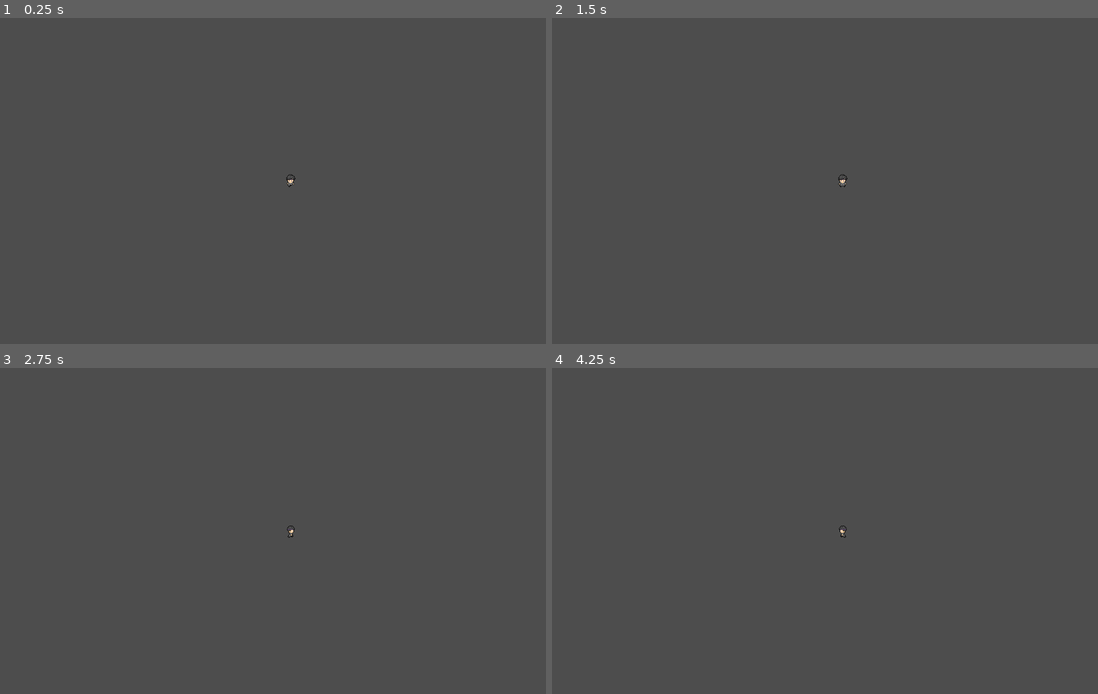
Above: before the commit, frames 1-4 (two rows, left to right).
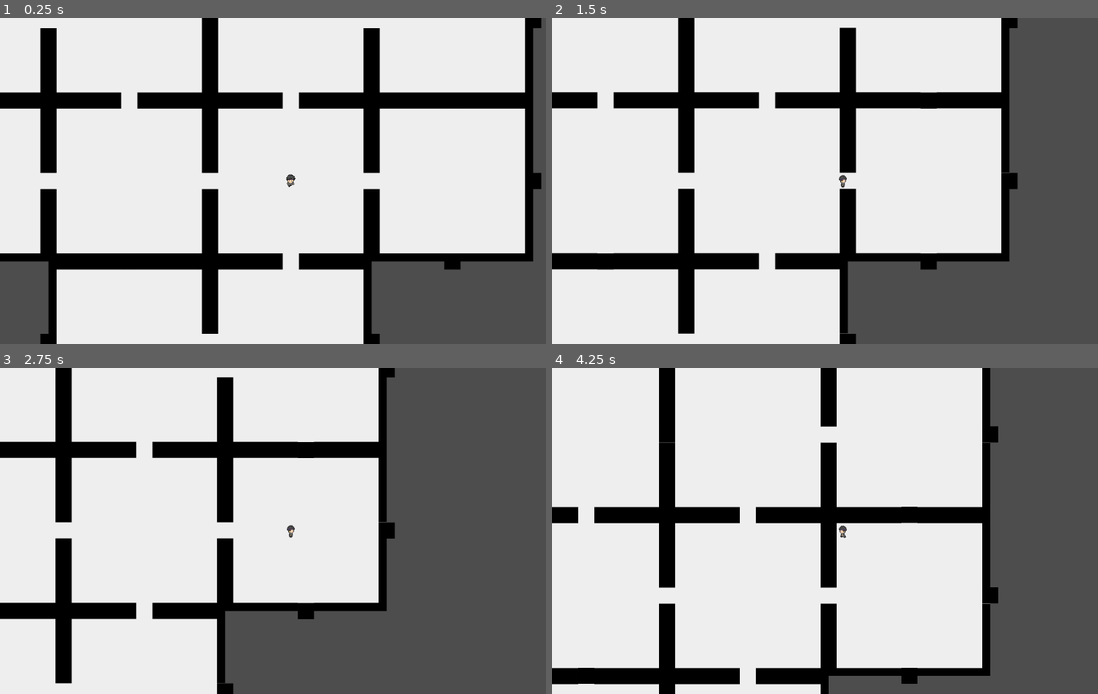
Above: after the commit, the same moments.

Repository: ruibli/Symphony-of-Sin
Game: Godot game, scene res://sos.tscn
The game is run twice, just before and just after one commit, with the same random seed, the same clock (stepped at 60 frames per second) and the same inputs.
Inputs:
- Up to frame 1 (0.25 s): no input
- Up to frame 2 (1.5 s): tap Enter at 0.5 s; hold D (move_right) 0.53-1.28 s; hold Space (attack) 0.53-1.28 s; hold S (move_down) from 1.28 s (still down); tap Space (attack) at 1.35 s
- Up to frame 3 (2.75 s): tap Space (attack) at 2 s; release S (move_down) at 2.03 s; hold D (move_right) from 2.03 s (still down); hold Space (attack) from 2.03 s (still down)
- Up to frame 4 (4.25 s): release D (move_right) at 2.78 s; release Space (attack) at 2.78 s; hold W (move_up) 2.78-3.53 s; tap Space (attack) at 2.85 s; hold A (move_left) from 3.53 s (still down); hold Space (attack) from 3.53 s (still down)

The runs differ from the first frame. In frame 1, 88% of the frame differs, in the area x 0-100%, y 0-100%; in frame 2, 76%; in frame 3, 63%; in frame 4, 79%.

Commit message:
Update sos.tscn

Diff:
--- a/sos.tscn
+++ b/sos.tscn
@@ -1,9 +1,11 @@
-[gd_scene load_steps=3 format=3 uid="uid://d4fs2hi8i74nb"]
+[gd_scene load_steps=4 format=3 uid="uid://d4fs2hi8i74nb"]
 
 [ext_resource type="PackedScene" uid="uid://cgh0hydeq3fxq" path="res://assets/entities/nova/nova.tscn" id="1_mjwfh"]
+[ext_resource type="Script" path="res://sos.gd" id="1_mvx2q"]
 [ext_resource type="PackedScene" uid="uid://7nipui34ie0p" path="res://assets/levels/generator.tscn" id="2_8hqw5"]
 
 [node name="sos" type="Node2D"]
+script = ExtResource("1_mvx2q")
 
 [node name="nova" parent="." instance=ExtResource("1_mjwfh")]
 
